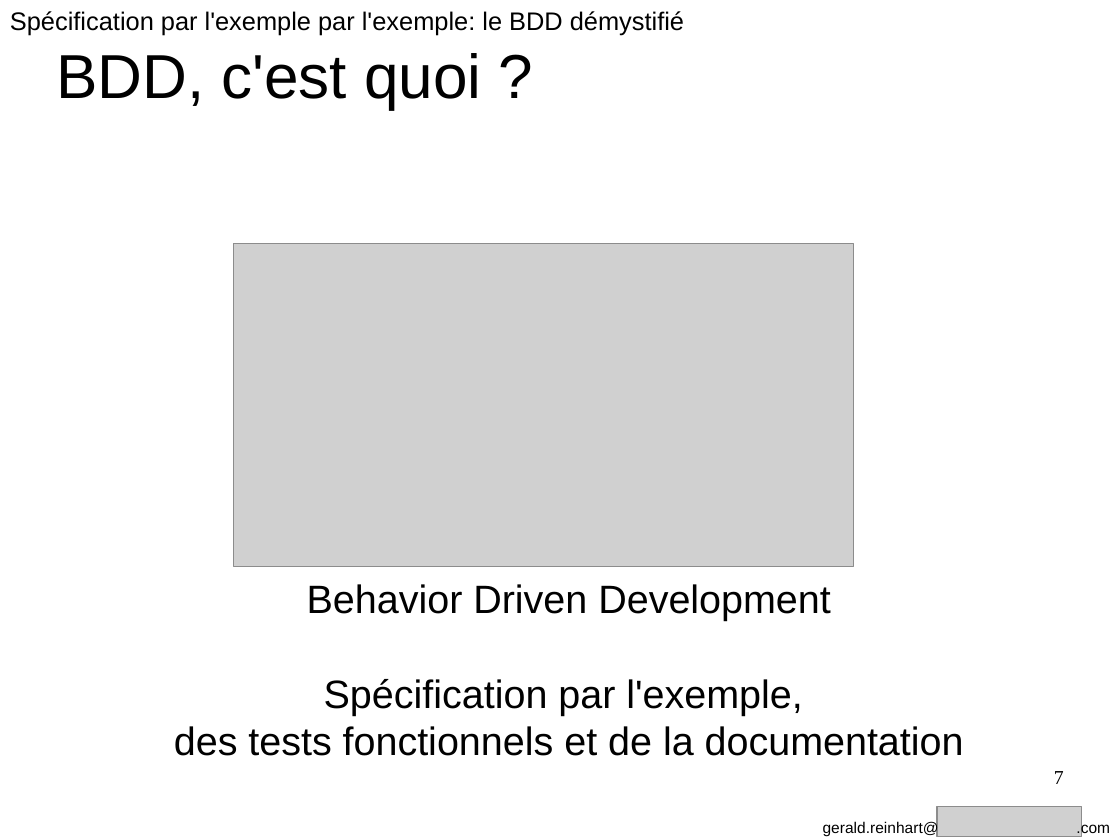
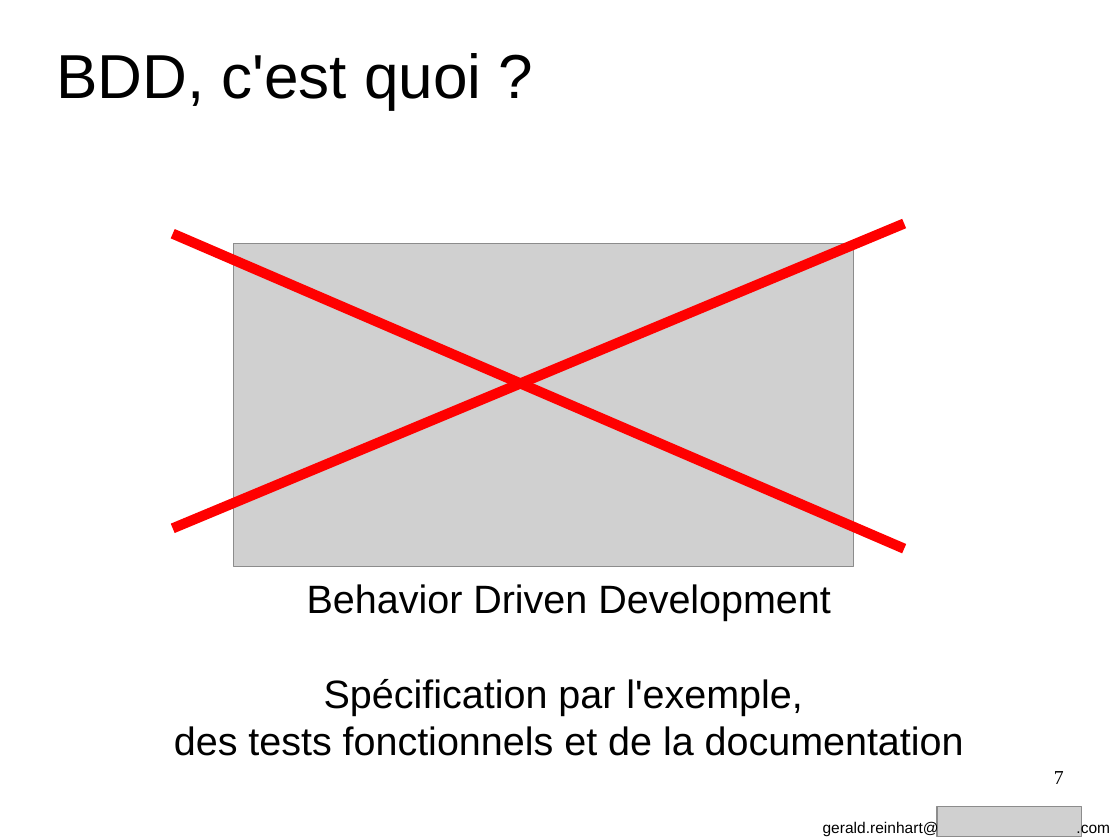
Before and after one commit to GeReinhart/dojo-bdd-library-ws-java, a slide deck: slide 7 of doc/BDD_presentation_agile_grenoble_2016.odp. Drawn at 1120x840 pixels with LibreOffice and Linux fonts; fonts in the diff are those of the drawing; grey boxes stand for pictures. Boxes give left, top, right and bottom in pixels: in the first picture for what was removed or moved away, otherwise in the second. Text is boxed around its words. In the diff, an @@ line names an element or a change of style, - is before the commit and + after.

```diff
--- a/doc/BDD_presentation_agile_grenoble_2016.odp
+++ b/doc/BDD_presentation_agile_grenoble_2016.odp
@@ text removed at box(10, 11, 684, 35) @@
-Spécification par l'exemple par l'exemple: le BDD démystifié
@@ line added from (173, 528) to (905, 224), #FF0000 7.2 pt @@
@@ line added from (173, 234) to (905, 549), #FF0000 7.2 pt @@
```
Also in this commit, not shown: 54 other slides changed, 2 slides removed, 5 other files.
